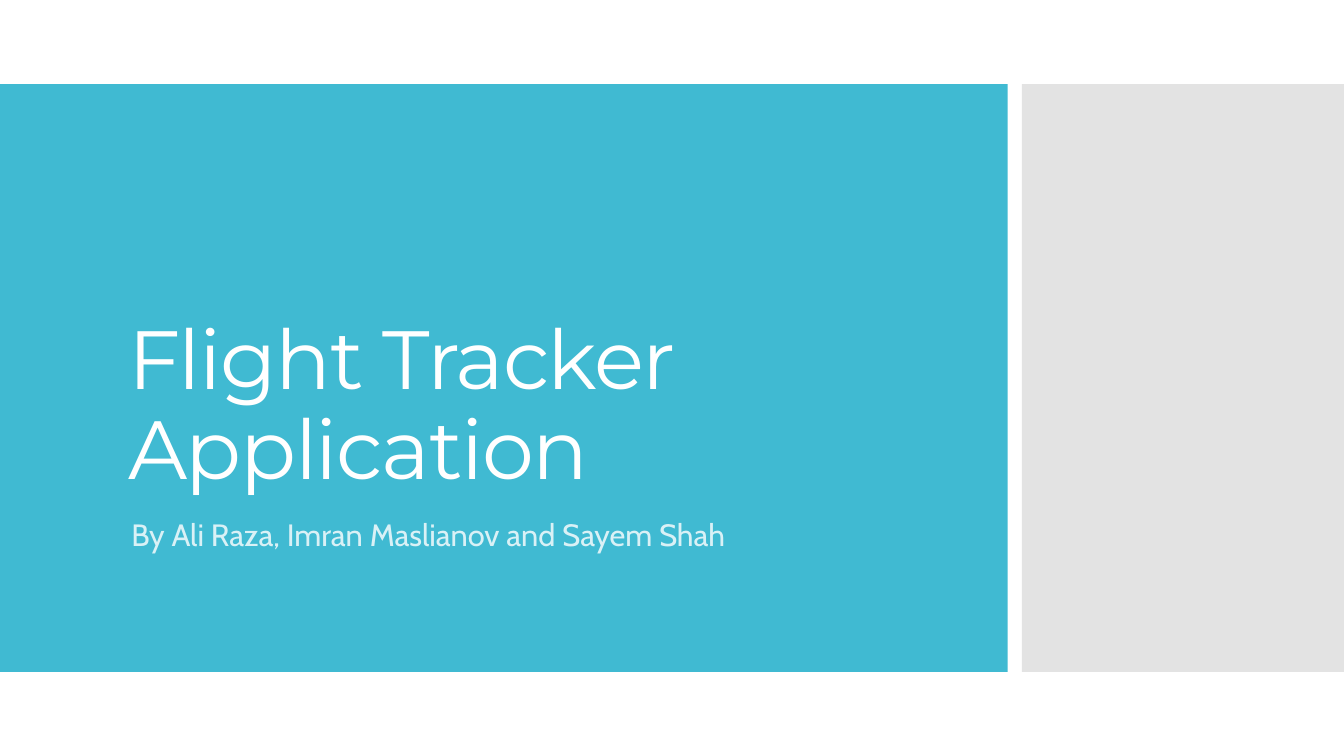
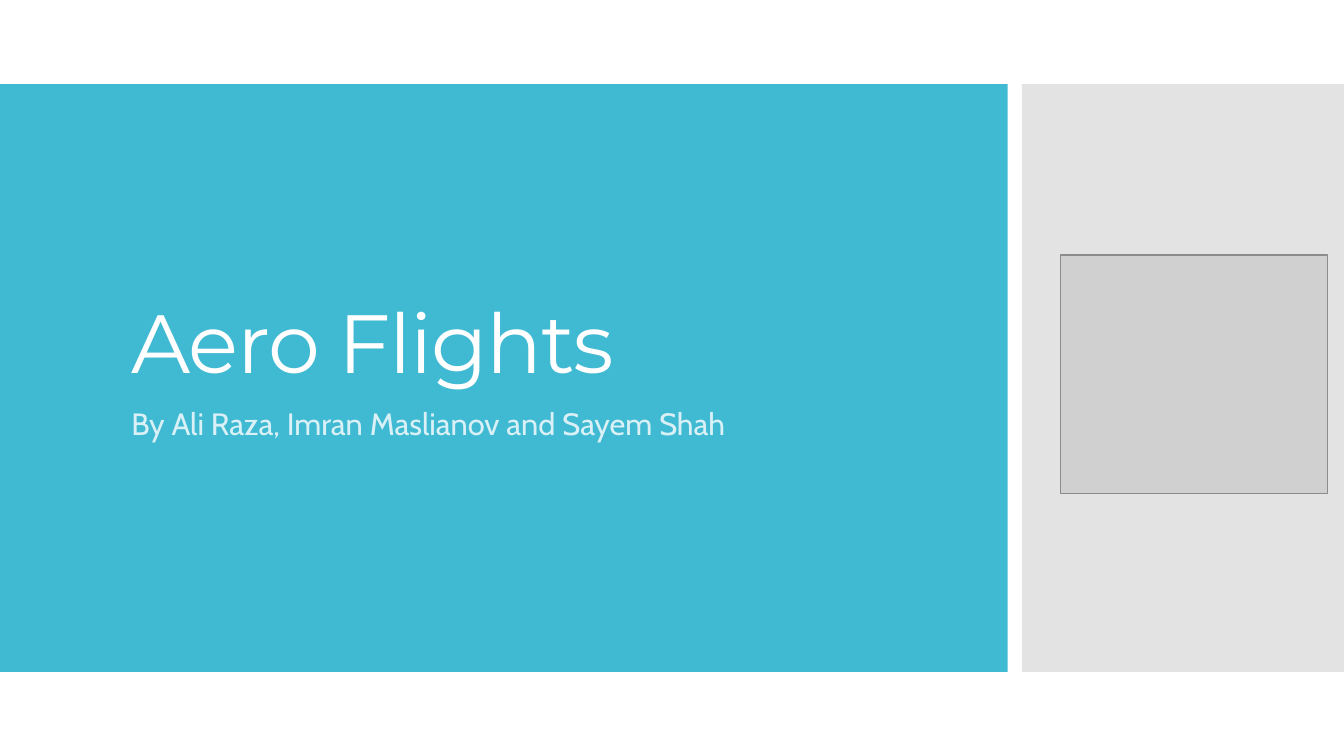
Before and after one commit to adinashby-vanier-college/app-dev-2-project-imro1, a slide deck: slide 1 of Aero_Flights_Deliverable_0.pptx. Drawn at 1344x756 pixels with LibreOffice and Linux fonts; fonts in the diff are those of the drawing; grey boxes stand for pictures. Boxes give left, top, right and bottom in pixels: in the first picture for what was removed or moved away, otherwise in the second. Text is boxed around its words. In the diff, an @@ line names an element or a change of style, - is before the commit and + after.

```diff
--- a/Aero_Flights_Deliverable_0.pptx
+++ b/Aero_Flights_Deliverable_0.pptx
@@ picture added at (1061, 255, 1329, 493) @@
@@ title at (131, 311, 614, 390): text changed @@
-Flight Tracker Application
+Aero Flights
@@ subtitle "By Ali Raza, Imran Maslianov ...": place and size @@
-subtitle "By Ali Raza, Imran Maslianov ..." at (131, 523, 725, 553)
+subtitle "By Ali Raza, Imran Maslianov ..." at (131, 412, 725, 442)
```
Also in this commit, not shown: 1 other slide changed, 1 slide added.
